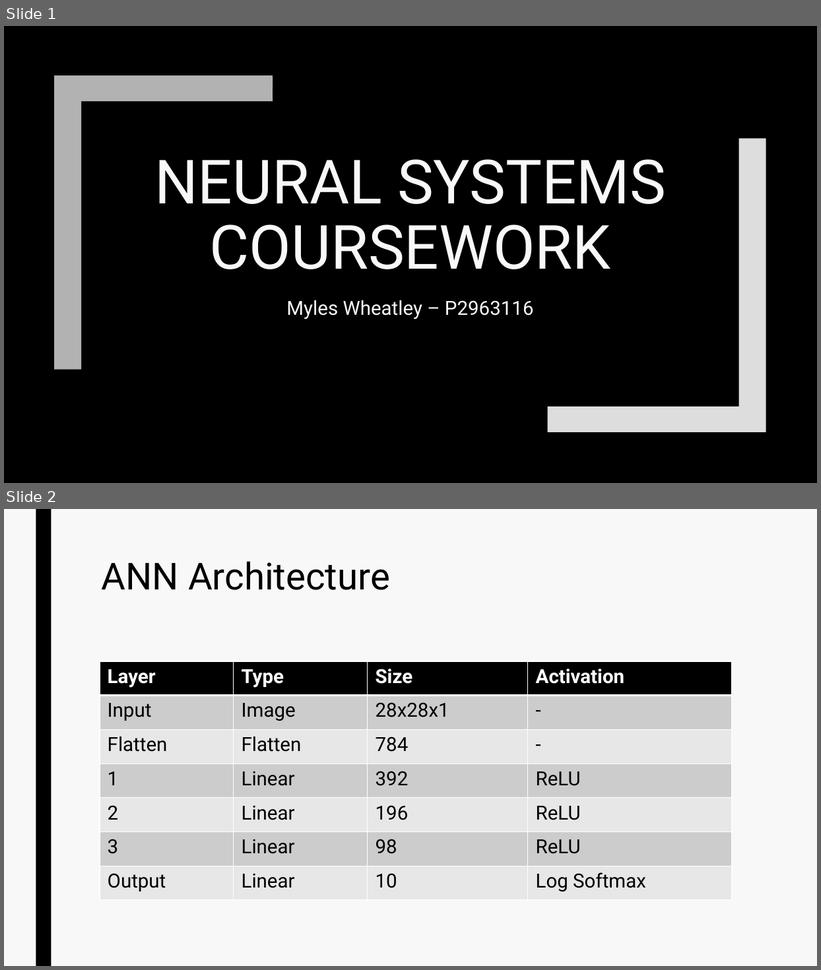
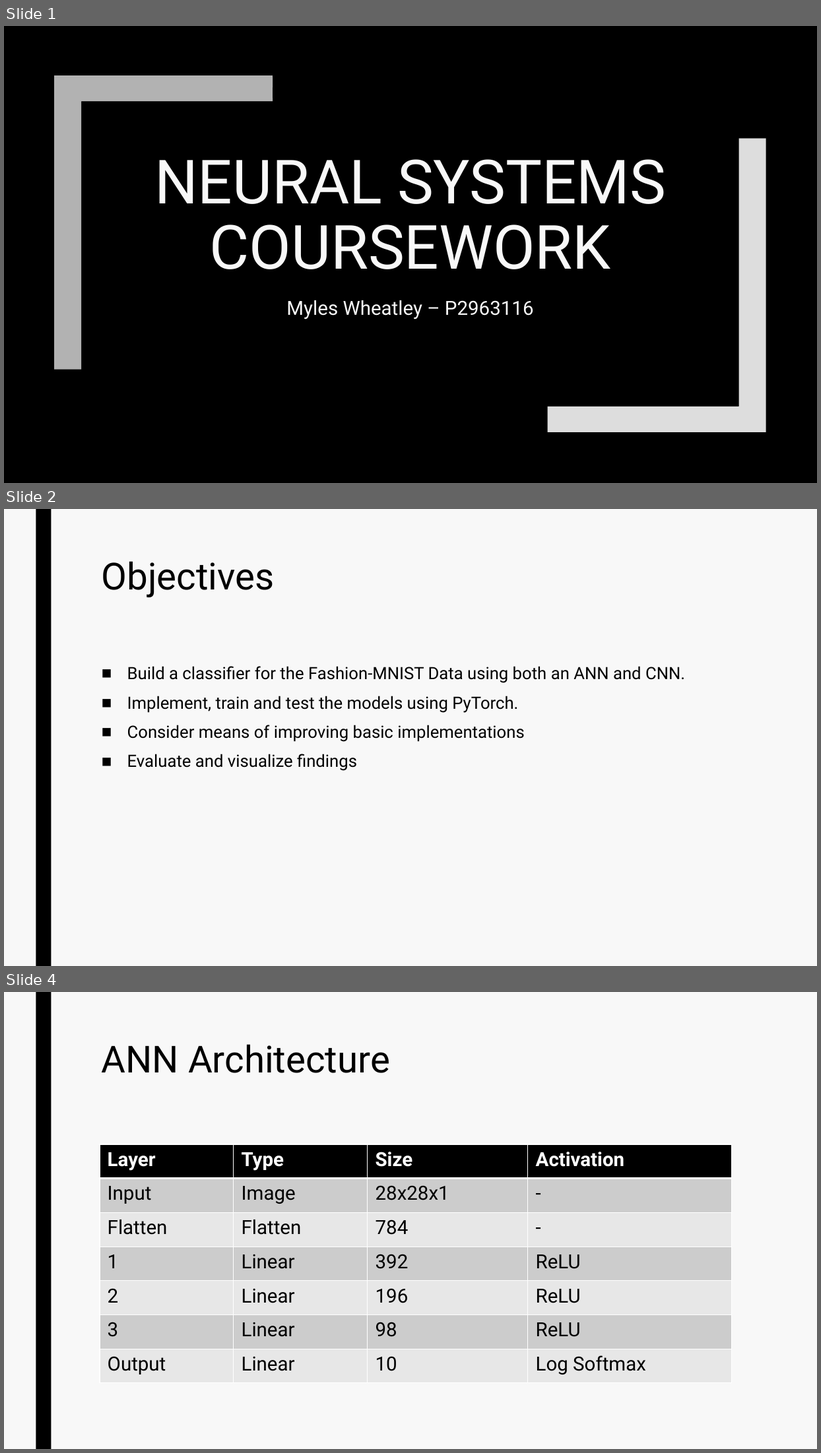
Before and after one commit to amjvl-git/csip-5103-coursework-2025-miloshkii, a slide deck: P2963116/P2963116_ppt.pptx. Shown one above the other, each under a label of ours: slides 1 and 2 before the commit, slides 1, 2 and 4 after it; the slides between them are not shown. The pictures are 821x970 and 821x1453 pixels, drawn with LibreOffice and Linux fonts; fonts in the diff are those of the drawing. Boxes give left, top, right and bottom in pixels: in the first picture for what was removed or moved away, otherwise in the second. Text is boxed around its words. In the diff, an @@ line names an element or a change of style, - is before the commit and + after.

```diff
--- a/P2963116/P2963116_ppt.pptx
+++ b/P2963116/P2963116_ppt.pptx
@@ slide 2 added at [4, 509, 817, 966], background #F8F8F8 @@
@@ rectangle added at [36, 509, 51, 966], fill #000000 @@
@@ title added at [102, 561, 275, 597], 44 pt, text #000000 @@
+Objectives
@@ text added at [127, 666, 685, 771], 20 pt, text #000000 @@
+■ Build a classifier for the Fashion-MNIST Data using both an ANN and CNN.
+■ Implement, train and test the models using PyTorch.
+■ Consider means of improving basic implementations
+■ Evaluate and visualize findings
@@ what was slide 2 is now slide 4 @@
```
Also in this commit, not shown: 2 slides changed, 2 other slides added.
